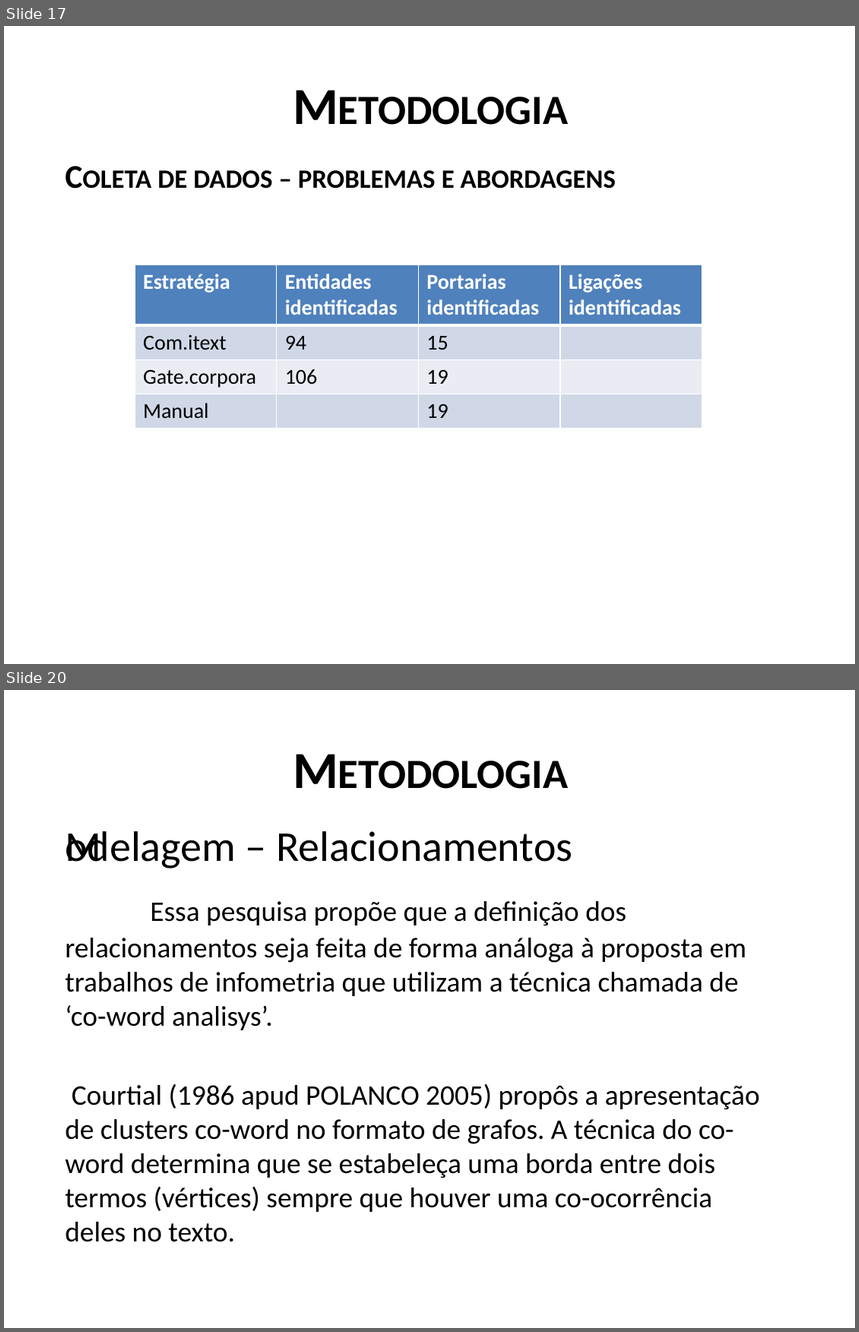
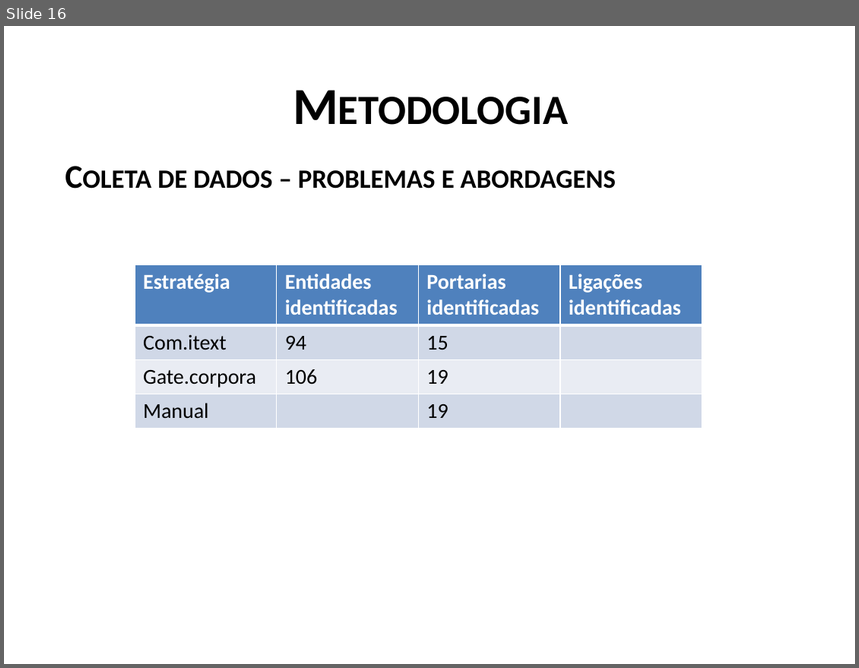
Before and after one commit to frubbs/analisador-dou, a slide deck: Dissertacao/Apresentação1.pptx. Shown one above the other, each under a label of ours: slides 17 and 20 before the commit, slide 16 after it; the slides between them are not shown. The pictures are 859x1332 and 859x668 pixels, drawn with LibreOffice and Linux fonts; fonts in the diff are those of the drawing. Boxes give left, top, right and bottom in pixels: in the first picture for what was removed or moved away, otherwise in the second. Text is boxed around its words. In the diff, an @@ line names an element or a change of style, - is before the commit and + after.

```diff
--- a/Dissertacao/Apresentação1.pptx
+++ b/Dissertacao/Apresentação1.pptx
@@ slide 20 removed at [4,690,855,1328], background #FFFFFF @@
@@ title removed at [47,714,813,821] @@
-Metodologia
@@ text removed at [65,831,760,1243] @@
-  Modelagem – Relacionamentos
-  Essa pesquisa propõe que a definição dos relacionamentos seja feita de forma análoga à proposta em trabalhos de infometria que utilizam a técnica chamada de ‘co-word analisys’.
-  Courtial (1986 apud POLANCO 2005) propôs a apresentação de clusters co-word no formato de grafos. A técnica do co-word determina que se estabeleça uma borda entre dois termos (vértices) sempre que houver uma co-ocorrência deles no texto.
@@ what was slide 17 is now slide 16 @@
```
Also in this commit, not shown: 8 slides changed, 7 slides added, 4 other slides removed, 18 other files.
